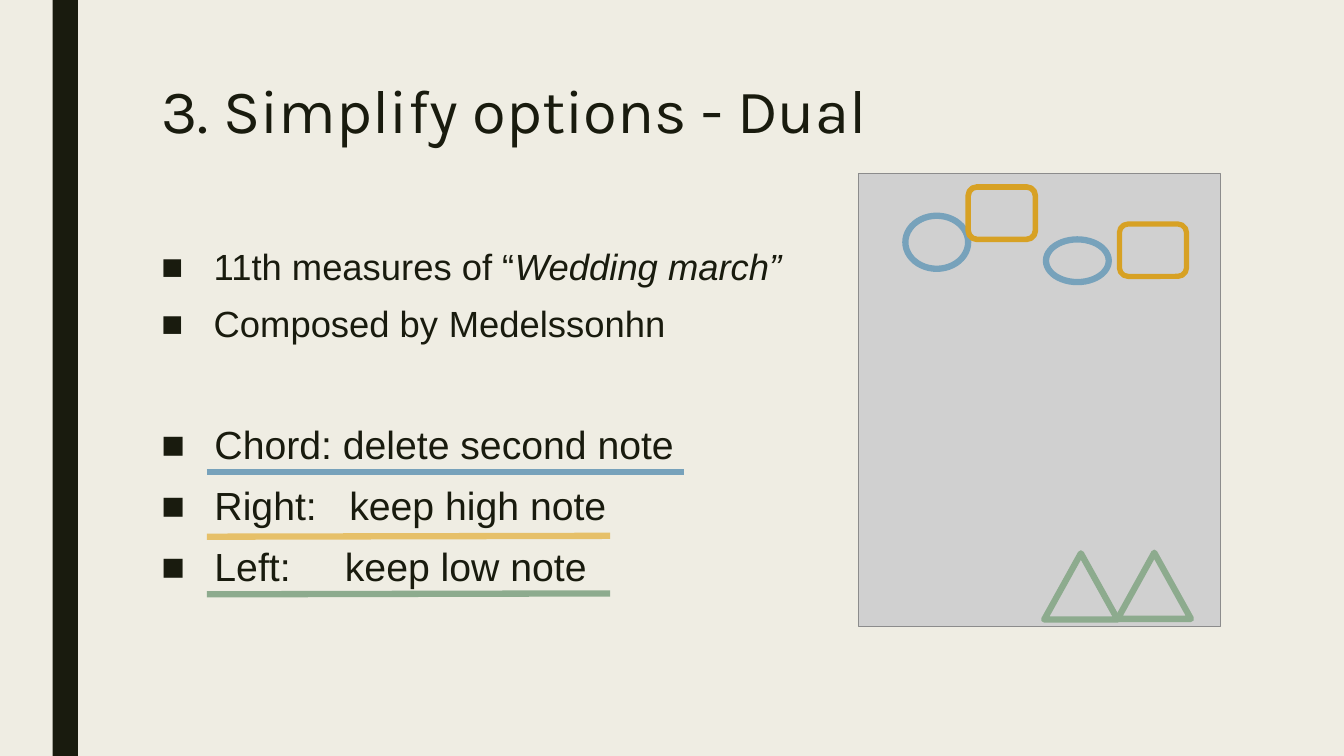
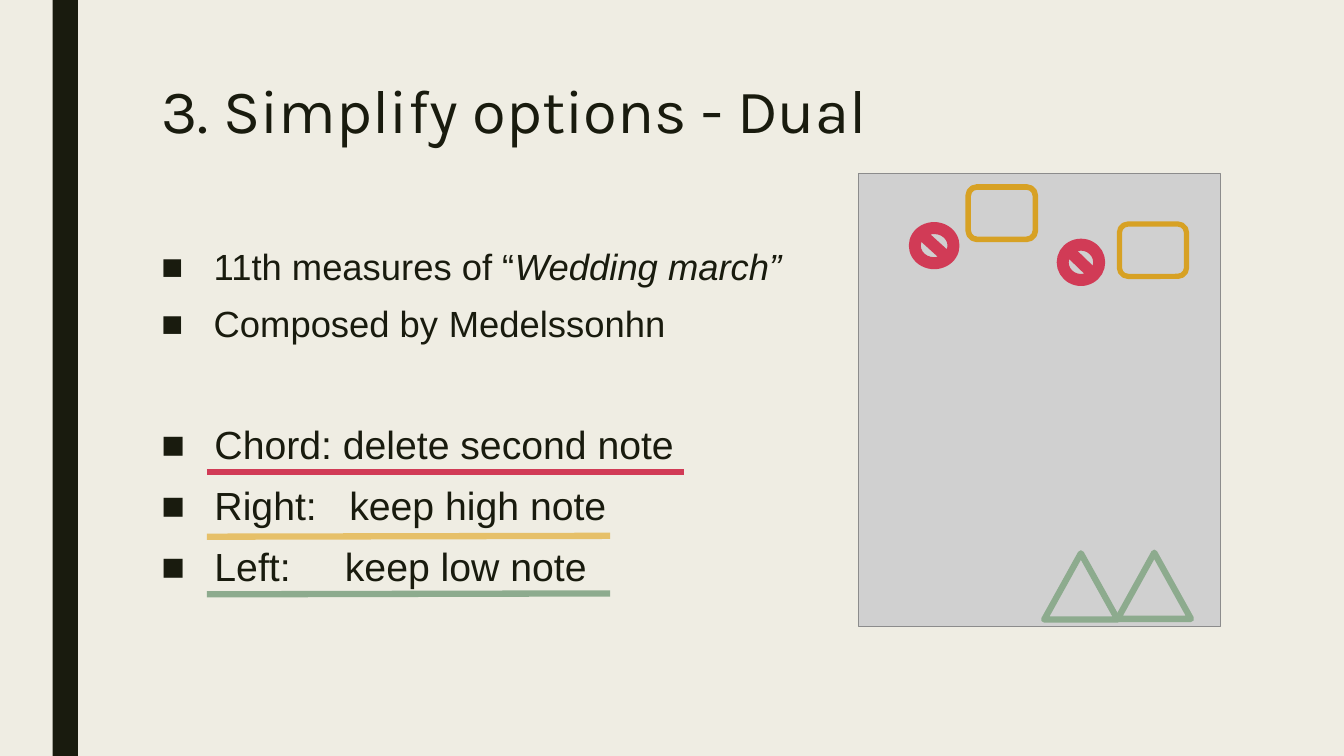
Before and after one commit to cindy820219/milsss, a slide deck: slide 19 of 口試0118.pptx. Drawn at 1344x756 pixels with LibreOffice and Linux fonts; fonts in the diff are those of the drawing; grey boxes stand for pictures. Boxes give left, top, right and bottom in pixels: in the first picture for what was removed or moved away, otherwise in the second. Text is boxed around its words. In the diff, an @@ line names an element or a change of style, - is before the commit and + after.

```diff
--- a/口試0118.pptx
+++ b/口試0118.pptx
@@ ellipse removed at (905,216,968,269) @@
@@ no-entry sign added at (911,224,958,267), fill #D13B56, outline #D13B56 2.75 pt @@
@@ ellipse removed at (1047,240,1109,282) @@
@@ no-entry sign added at (1059,241,1103,284), fill #D13B56, outline #D13B56 2.75 pt @@
@@ line (207, 472) - (685, 472): stroke #77A2BB 4.5 pt to #D13B56 4.5 pt @@
```
Also in this commit, not shown: 7 other slides changed, 4 other files.
